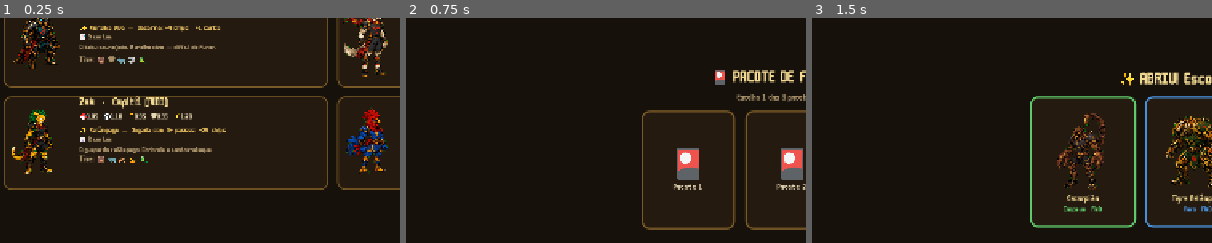
Above: before the commit, frames 1-3 (left to right).
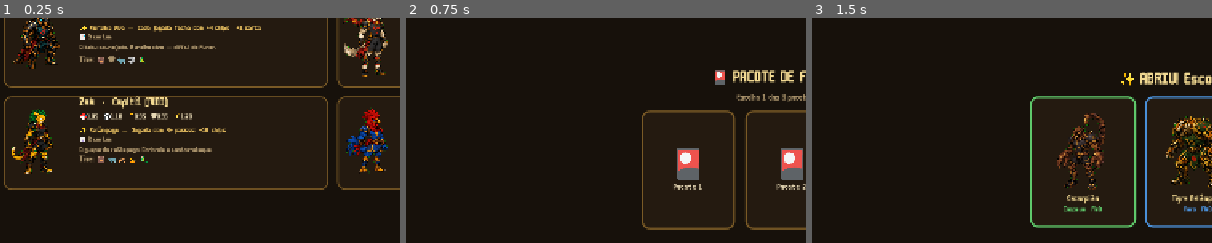
Above: after the commit, the same moments.

Repository: gmoraess/worldcupbeasts
Game: Godot game, scene res://scenes/Main.tscn
The game is run twice, just before and just after one commit, with the same random seed, the same clock (stepped at 60 frames per second) and the same inputs.
Inputs (mouse positions are % of the whole screen's width and height, from its top left):
- Up to frame 1 (0.25 s): no input
- Up to frame 2 (0.75 s): click (22, 26) at 0.52 s
- Up to frame 3 (1.5 s): click (37, 54) at 1.27 s
The pictures show only the part of the screen within x 2-52%, y 21-71%; the shares and areas given below are measured in that part.

The runs differ from the first frame. In frame 1, 0.4% of the frame differs, in the area x 35-66%, y 3-51%; in frame 2, nothing differs; in frame 3, nothing differs.

Commit message:
Balanço das capitãs: passivas ajustadas por simulação (amplitude 649 → 40 pts)
Passe headless (K=10, 120 partidas) medindo pts/partida por capitã com passivas.
Ajustes até convergir (todas ~427–466 pts/j, calibração forte ~2,4× fraco):
- cuirass "Muralha Viva": +4 chips ao fechar cada jogada (mói; era OP a +16, UP antes)
- zab "Fome de Caça": +1 mult por finalização
- zak "Relâmpago": +18 chips em jogada com 4+ passes (era OP a +25/3 passes)
- foot "Instinto Matador": +2 mult por gol (−1 carta)

Co-Authored-By: Claude Opus 4.8 <noreply@anthropic.com>

Diff:
--- a/scripts/GameState.gd
+++ b/scripts/GameState.gd
@@ -180,12 +180,12 @@
 
 # PASSIVAS DE CAPITÃ — toda capitã mexe nos chips (joker embutido) + delta de cartas.
 const CAPTAIN_PASSIVE := {
-	"cuirass": {"nome": "Muralha Viva", "desc": "Desarme: +4 chips · +1 carta", "cartas": 1,
-		"joker": {"gatilho": "ao_desarmar", "condicao": "", "efeito": {"chips": 4}}},
+	"cuirass": {"nome": "Muralha Viva", "desc": "Cada jogada fecha com +4 chips · +1 carta", "cartas": 1,
+		"joker": {"gatilho": "ao_finalizar_jogada", "condicao": "", "efeito": {"chips": 4}}},
 	"zab": {"nome": "Fome de Caça", "desc": "Cada finalização: +1 mult", "cartas": 0,
 		"joker": {"gatilho": "ao_finalizar", "condicao": "", "efeito": {"add_mult": 1.0}}},
-	"zak": {"nome": "Relâmpago", "desc": "Jogada com 3+ passes: +25 chips", "cartas": 0,
-		"joker": {"gatilho": "ao_finalizar_jogada", "condicao": "passes_na_jogada_>=3", "efeito": {"chips": 25}}},
+	"zak": {"nome": "Relâmpago", "desc": "Jogada com 4+ passes: +18 chips", "cartas": 0,
+		"joker": {"gatilho": "ao_finalizar_jogada", "condicao": "passes_na_jogada_>=4", "efeito": {"chips": 18}}},
 	"foot": {"nome": "Instinto Matador", "desc": "Gol: +2 mult (−1 carta)", "cartas": -1,
 		"joker": {"gatilho": "ao_marcar_gol", "condicao": "", "efeito": {"add_mult": 2.0}}},
 }
Not shown, changed: HISTORY.md
